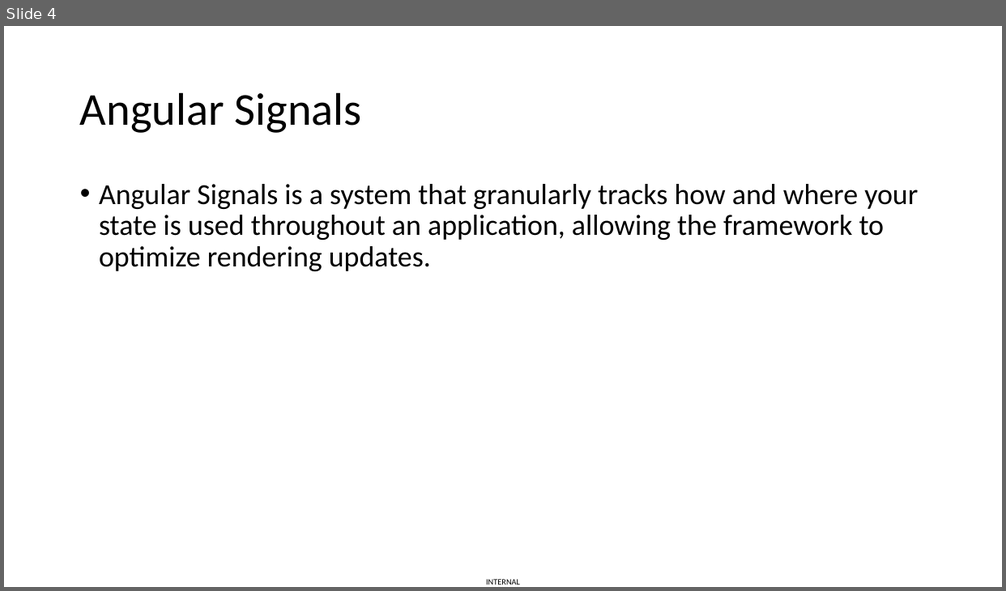
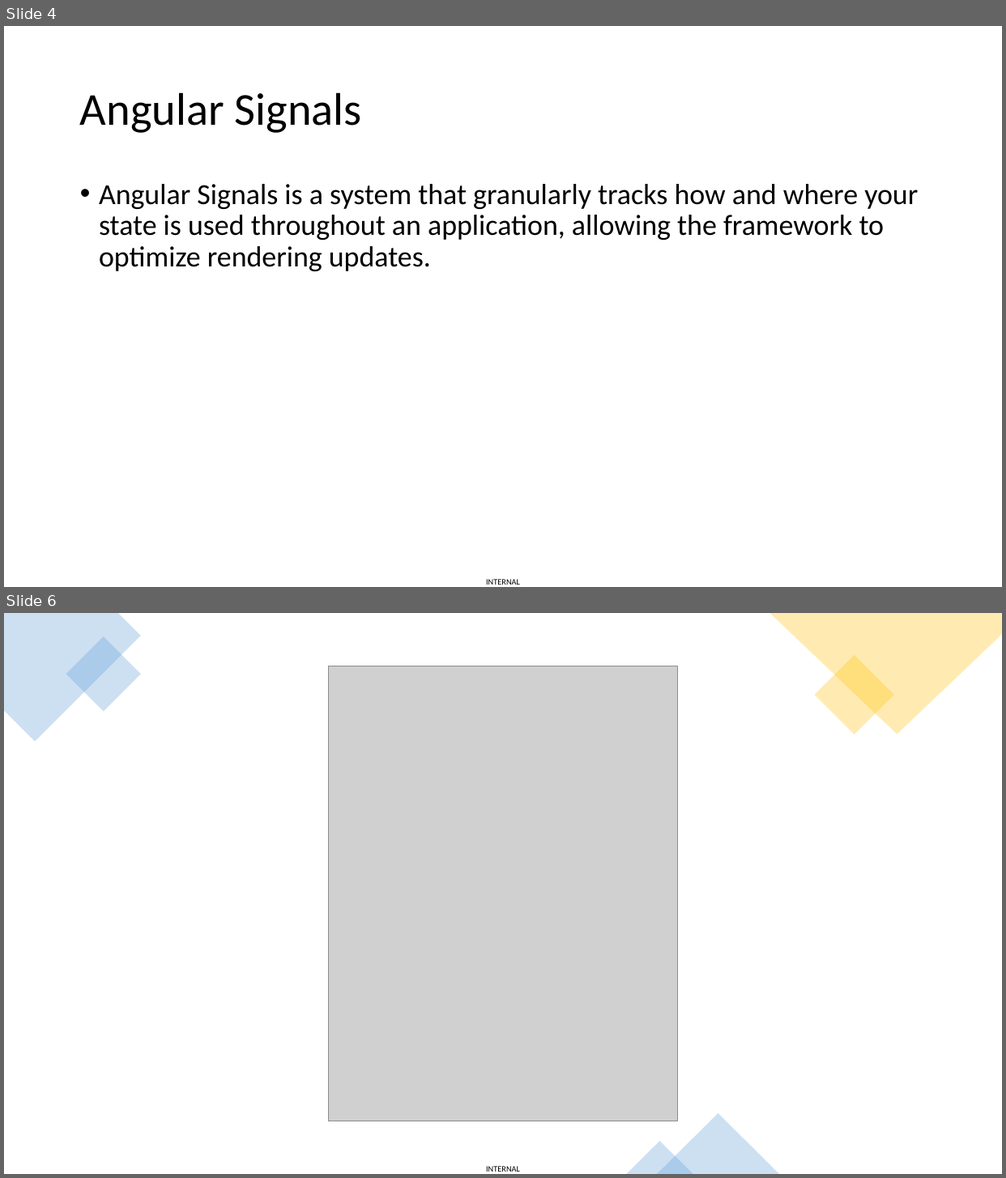
Before and after one commit to vuthaphai/ng-v16-new-features, a slide deck: Angular v16.pptx. Shown one above the other, each under a label of ours: slide 4 before the commit, slides 4 and 6 after it; the slides between them are not shown. The pictures are 1006x591 and 1006x1178 pixels, drawn with LibreOffice and Linux fonts; fonts in the diff are those of the drawing; grey boxes stand for pictures. Boxes give left, top, right and bottom in pixels: in the first picture for what was removed or moved away, otherwise in the second. Text is boxed around its words. In the diff, an @@ line names an element or a change of style, - is before the commit and + after.

```diff
--- a/Angular v16.pptx
+++ b/Angular v16.pptx
@@ slide 6 added at (4, 613, 1002, 1174), background #FFFFFF; not listed: 1 template element that a slide beside it also shows @@
@@ freeform shape added at (4, 613, 141, 742), fill #5B9BD5 at 30% opacity @@
@@ rectangle added at (66, 636, 142, 712), fill #5B9BD5 at 30% opacity @@
@@ freeform shape added at (769, 613, 1002, 735), fill #FFC000 at 30% opacity @@
@@ rectangle added at (814, 655, 893, 735), fill #FFC000 at 30% opacity @@
@@ picture added at (329, 666, 678, 1122) @@
@@ triangle added at (657, 1114, 779, 1174), fill #5B9BD5 at 30% opacity @@
@@ triangle added at (627, 1142, 693, 1174), fill #5B9BD5 at 30% opacity @@
```
Also in this commit, not shown: 1 slide changed, 1 slide removed, 2 other files.
